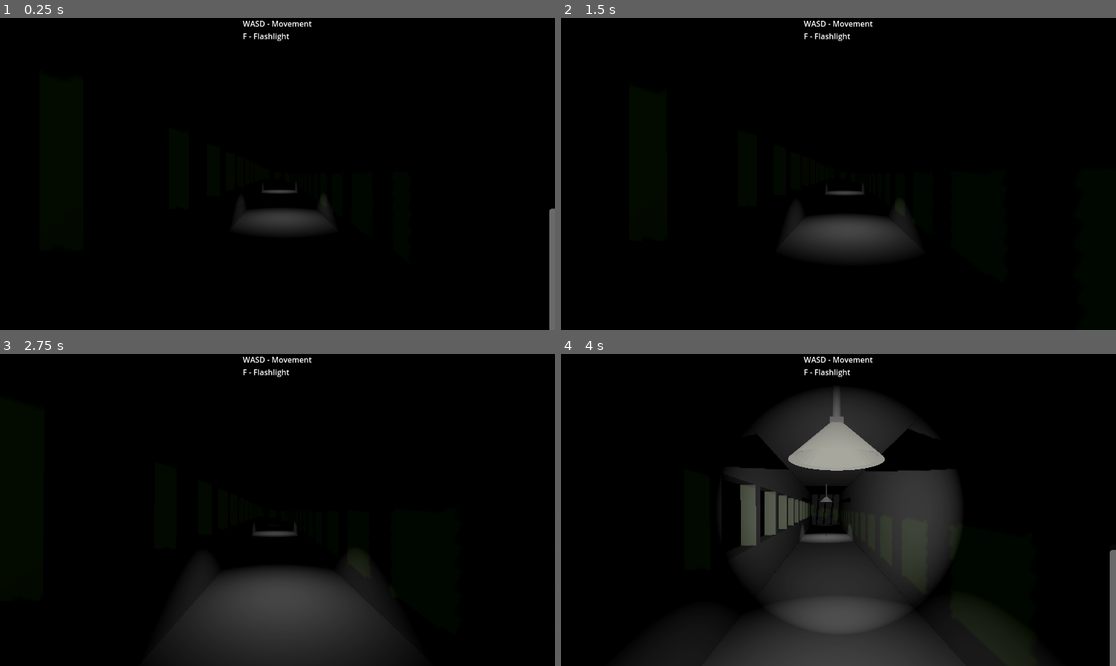
Above: before the commit, frames 1-4 (two rows, left to right).
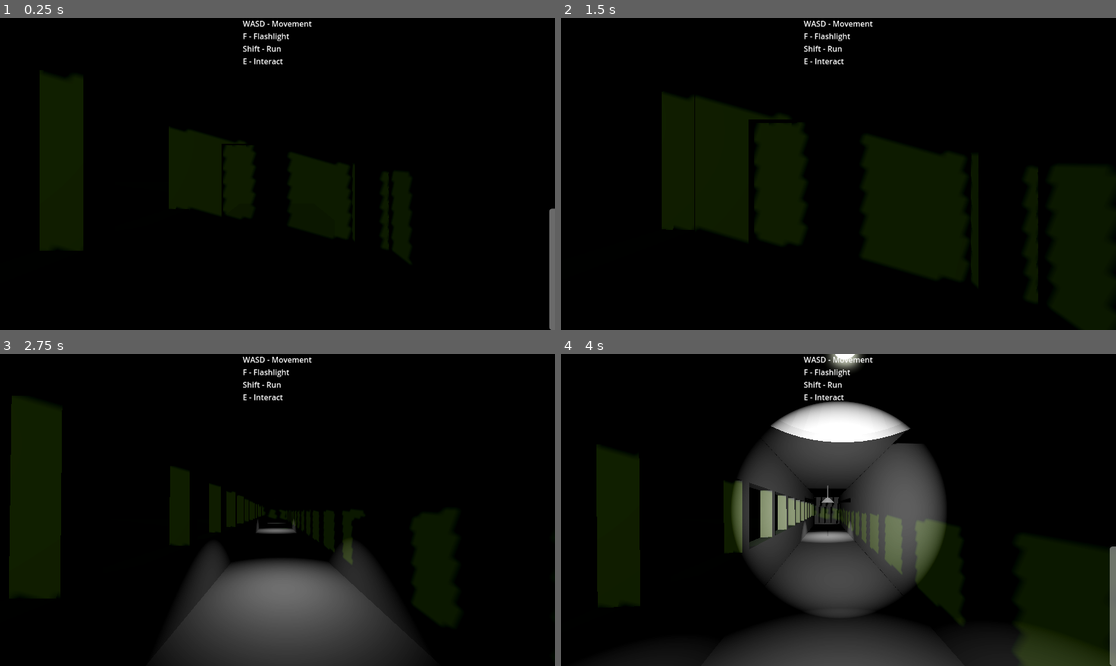
Above: after the commit, the same moments.

Repository: kiryD/lightning-test
Game: Godot game, scene res://scenes/lightning coridor.tscn
Same seed, same stepped clock (60 frames per second), same inputs: the game is played once before the commit and once after it.
Inputs (mouse positions are in pixels of both pictures, inside the frame that each line leads up to):
- Up to frame 1 (0.25 s): no input
- Up to frame 2 (1.5 s): tap Enter (ui_accept) at 0.5, 0.77 s; move the mouse to (866, 174) at 0.52 s; hold E (key_e) 0.53-1.28 s; hold W (fwd) from 0.53 s (still down); tap L (key_l) at 0.8, 1.35 s; move the mouse to (810, 174) at 1.27 s
- Up to frame 3 (2.75 s): keep holding W (fwd); tap Enter (ui_accept) at 1.52 s; tap Shift (key_shift, bound only after the commit) at 1.55 s; move the mouse to (288, 503) at 2.02 s; hold Shift (key_shift, bound only after the commit) from 2.03 s (still down); tap E (key_e) at 2.3 s
- Up to frame 4 (4 s): keep holding W (fwd); move the mouse to (832, 516) at 2.77 s; release Shift (key_shift, bound only after the commit) at 2.78 s; tap E (key_e) at 2.85 s; tap Enter (ui_accept) at 3.02, 3.77 s; tap L (key_l) at 3.05 s; move the mouse to (877, 513) at 3.52 s; hold Shift (key_shift, bound only after the commit) from 3.53 s (still down); tap F (key_f) at 3.6 s

The runs differ from the first frame. In frame 1, 4.0% of the frame differs, in the area x 34-100%, y 8-100%; in frame 2, 14%; in frame 3, 8.2%; in frame 4, 22%, in the area x 6-100%, y 0-100%.

Commit message:
Add files via upload

Diff:
--- /dev/null
+++ b/DoubleDoor.gd
@@ -0,0 +1,8 @@
+extends Area3D
+#rotates back and with cooldown forward
+func use():
+	$StaticBody3D.rotation.y = -90
+	$StaticBody3D2.rotation.y = 90
+	await get_tree().create_timer(2).timeout
+	$StaticBody3D.rotation.y = 0
+	$StaticBody3D2.rotation.y = 0
--- /dev/null
+++ b/double_door.tscn
@@ -0,0 +1,53 @@
+[gd_scene load_steps=5 format=3 uid="uid://ctt6mij40fsnf"]
+
+[ext_resource type="Script" path="res://DoubleDoor.gd" id="1_3lb0a"]
+
+[sub_resource type="BoxMesh" id="BoxMesh_87w0n"]
+
+[sub_resource type="BoxShape3D" id="BoxShape3D_03jyd"]
+size = Vector3(1.3, 2.8, 1)
+
+[sub_resource type="BoxShape3D" id="BoxShape3D_vi41r"]
+size = Vector3(3, 3, 1)
+
+[node name="DoubleDoor" type="Area3D"]
+collision_layer = 2
+script = ExtResource("1_3lb0a")
+
+[node name="MeshInstance3D" type="MeshInstance3D" parent="."]
+transform = Transform3D(0.65, 0, 0, 0, 3, 0, 0, 0, 0.5, 1.6, 1.5, 0)
+mesh = SubResource("BoxMesh_87w0n")
+
+[node name="MeshInstance3D3" type="MeshInstance3D" parent="."]
+transform = Transform3D(3.89025, 0, 0, 0, 1.449, 0, 0, 0, 0.5, 0, 3.3, 0)
+mesh = SubResource("BoxMesh_87w0n")
+
+[node name="MeshInstance3D2" type="MeshInstance3D" parent="."]
+transform = Transform3D(0.65, 0, 0, 0, 3, 0, 0, 0, 0.5, -1.6, 1.5, 0)
+mesh = SubResource("BoxMesh_87w0n")
+
+[node name="StaticBody3D" type="StaticBody3D" parent="."]
+transform = Transform3D(1, 0, 0, 0, 1, 0, 0, 0, 0.45, -1.2, 0, 0)
+
+[node name="MeshInstance3D2" type="MeshInstance3D" parent="StaticBody3D"]
+transform = Transform3D(1.3475, 0, 0, 0, 2.55, 0, 0, 0, 0.5, 0.6, 1.3, 0)
+mesh = SubResource("BoxMesh_87w0n")
+
+[node name="CollisionShape3D2" type="CollisionShape3D" parent="StaticBody3D"]
+transform = Transform3D(1, 0, 0, 0, 1, 0, 0, 0, 0.5, 0.65, 1.4, 0)
+shape = SubResource("BoxShape3D_03jyd")
+
+[node name="StaticBody3D2" type="StaticBody3D" parent="."]
+transform = Transform3D(1, 0, 0, 0, 1, 0, 0, 0, 0.45, 1.3, 0, 0)
+
+[node name="MeshInstance3D2" type="MeshInstance3D" parent="StaticBody3D2"]
+transform = Transform3D(1.3475, 0, 0, 0, 2.55, 0, 0, 0, 0.5, -0.6, 1.3, 0)
+mesh = SubResource("BoxMesh_87w0n")
+
+[node name="CollisionShape3D" type="CollisionShape3D" parent="StaticBody3D2"]
+transform = Transform3D(1, 0, 0, 0, 1, 0, 0, 0, 0.5, -0.65, 1.4, 0)
+shape = SubResource("BoxShape3D_03jyd")
+
+[node name="CollisionShape3D" type="CollisionShape3D" parent="."]
+transform = Transform3D(1, 0, 0, 0, 1, 0, 0, 0, 1, 0, 1.5, 0)
+shape = SubResource("BoxShape3D_vi41r")
--- a/project.godot
+++ b/project.godot
@@ -52,3 +52,8 @@
 "events": [Object(InputEventKey,"resource_local_to_scene":false,"resource_name":"","device":-1,"window_id":0,"alt_pressed":false,"shift_pressed":false,"ctrl_pressed":false,"meta_pressed":false,"pressed":false,"keycode":0,"physical_keycode":76,"key_label":0,"unicode":108,"echo":false,"script":null)
 ]
 }
+key_shift={
+"deadzone": 0.5,
+"events": [Object(InputEventKey,"resource_local_to_scene":false,"resource_name":"","device":-1,"window_id":0,"alt_pressed":false,"shift_pressed":false,"ctrl_pressed":false,"meta_pressed":false,"pressed":false,"keycode":0,"physical_keycode":4194325,"key_label":0,"unicode":0,"echo":false,"script":null)
+]
+}
--- a/scenes/light.tscn
+++ b/scenes/light.tscn
@@ -3,9 +3,8 @@
 [ext_resource type="PackedScene" uid="uid://bt7n6bcpb17cy" path="res://scenes/lightessential.glb" id="1_51rbg"]
 
 [sub_resource type="StandardMaterial3D" id="StandardMaterial3D_r4ha0"]
-emission_enabled = true
 emission = Color(1, 1, 0.231373, 1)
-emission_energy_multiplier = 39.55
+emission_energy_multiplier = 4.0
 rim_enabled = true
 rim_tint = 1.0
 
@@ -26,7 +25,7 @@
 transform = Transform3D(0.336215, 0, 0, 0, 0.58482, 0, 0, 0, 0.336215, 0, -0.116217, 0)
 
 [node name="SpotLight3D" type="SpotLight3D" parent="RigidBody3D"]
-transform = Transform3D(0.666667, 0, 0, 0, -2.91409e-08, 0.666667, 0, -0.666667, -2.91409e-08, 0, -0.0326128, 0)
+transform = Transform3D(1, 0, 0, 0, -4.37113e-08, 1, 0, -1, -4.37113e-08, 0, 0.113068, -4.94237e-09)
 spot_range = 4096.0
 spot_angle = 44.86
 
--- a/scenes/lightning coridor.tscn
+++ b/scenes/lightning coridor.tscn
@@ -1,8 +1,9 @@
-[gd_scene load_steps=11 format=3 uid="uid://dbgunl0vska6y"]
+[gd_scene load_steps=12 format=3 uid="uid://dbgunl0vska6y"]
 
 [ext_resource type="PackedScene" uid="uid://db1uthkaxx8h7" path="res://scenes/player.tscn" id="1_64yhw"]
 [ext_resource type="PackedScene" uid="uid://oaa2k7mum2rq" path="res://scenes/light.tscn" id="2_b2xjv"]
-[ext_resource type="Texture2D" uid="uid://dqnkfe2s6usp" path="res://grass-2 (1).jpg" id="3_5cuj4"]
+[ext_resource type="Texture2D" uid="uid://dqnkfe2s6usp" path="res://grass.jpg" id="3_5cuj4"]
+[ext_resource type="PackedScene" uid="uid://ctt6mij40fsnf" path="res://double_door.tscn" id="4_qvboq"]
 
 [sub_resource type="ProceduralSkyMaterial" id="ProceduralSkyMaterial_6ay65"]
 sky_horizon_color = Color(0.64625, 0.65575, 0.67075, 1)
@@ -45,9 +46,9 @@
 environment = SubResource("Environment_ns8is")
 
 [node name="DirectionalLight3D" type="DirectionalLight3D" parent="."]
-transform = Transform3D(-0.696517, -0.275241, 0.662651, -0.244674, 0.95926, 0.141263, -0.674536, -0.0637417, -0.735485, 0, 0, 0)
+transform = Transform3D(-0.696517, -0.275241, 0.662651, -0.244674, 0.95926, 0.141263, -0.674536, -0.0637416, -0.735485, 0, 0, 0)
 light_color = Color(0.729412, 0.984314, 0, 1)
-light_energy = 0.025
+light_energy = 0.05
 shadow_enabled = true
 
 [node name="Player" parent="." instance=ExtResource("1_64yhw")]
@@ -193,11 +194,8 @@
 [node name="CollisionShape3D" type="CollisionShape3D" parent="ENV/StaticBody3D5"]
 shape = SubResource("BoxShape3D_b31xh")
 
-[node name="StaticBody3D6" type="StaticBody3D" parent="ENV"]
-transform = Transform3D(5.08021, 0, 0, 0, 4.84506, 0, 0, 0, 0.477078, 0.0545763, 3.10041, 17.0774)
-
-[node name="MeshInstance3D" type="MeshInstance3D" parent="ENV/StaticBody3D6"]
-mesh = SubResource("BoxMesh_bkbc1")
-
-[node name="CollisionShape3D" type="CollisionShape3D" parent="ENV/StaticBody3D6"]
-shape = SubResource("BoxShape3D_b31xh")
+[node name="DoubleDoor" parent="." instance=ExtResource("4_qvboq")]
+transform = Transform3D(1, 0, 0, 0, 1, 0, 0, 0, 1, -0.0327206, 1.03765, -14.1039)
+
+[node name="DoubleDoor2" parent="." instance=ExtResource("4_qvboq")]
+transform = Transform3D(1, 0, 0, 0, 1, 0, 0, 0, 1, -0.0327206, 1.03765, 16.8961)
--- a/scenes/player.tscn
+++ b/scenes/player.tscn
@@ -6,6 +6,7 @@
 [ext_resource type="Shader" path="res://scripts/postproc.gdshader" id="3_brfmj"]
 [ext_resource type="Script" path="res://scripts/FlashlightControl.gd" id="4_08c7b"]
 [ext_resource type="Script" path="res://scripts/startUI.gd" id="5_iyfv0"]
+[ext_resource type="AudioStream" uid="uid://ccu2ohabyqpjf" path="res://FIGHTER_SNARE_2.wav" id="7_7q5ne"]
 
 [sub_resource type="Curve" id="Curve_i3hnj"]
 _data = [Vector2(0, 0), 0.0, 0.0, 0, 0, Vector2(0.28169, 0.326316), 0.0, 0.0, 0, 0, Vector2(1, 0), 0.0, 0.0, 0, 0]
@@ -109,9 +110,10 @@
 spot_angle = 31.6255
 
 [node name="RayCast3D" type="RayCast3D" parent="Head"]
-transform = Transform3D(1, 0, 0, 0, -4.37114e-08, -1, 0, 1, -4.37114e-08, 0, 0, -0.387578)
-target_position = Vector3(0, -3, 0)
+transform = Transform3D(1, 0, 0, 0, -4.37114e-08, -1, 0, 1, -4.37114e-08, 0, 0, -0.187578)
+target_position = Vector3(0, -2, 0)
 collision_mask = 2
+collide_with_areas = true
 
 [node name="GPUParticles3D" type="GPUParticles3D" parent="Head"]
 transform = Transform3D(1, 0, 5.96046e-08, 0, 1, 0, -5.96046e-08, 0, 1, -0.00258994, -0.355147, -0.670303)
@@ -130,6 +132,7 @@
 [node name="CanvasLayer" type="CanvasLayer" parent="."]
 
 [node name="ColorRect" type="ColorRect" parent="CanvasLayer"]
+visible = false
 modulate = Color(1, 1, 1, 0.384314)
 z_index = -565
 material = SubResource("ShaderMaterial_jcw1s")
@@ -139,6 +142,17 @@
 grow_horizontal = 2
 grow_vertical = 2
 mouse_filter = 2
+
+[node name="ColorRect2" type="ColorRect" parent="CanvasLayer"]
+modulate = Color(1, 1, 1, 0)
+z_index = -565
+anchors_preset = 15
+anchor_right = 1.0
+anchor_bottom = 1.0
+grow_horizontal = 2
+grow_vertical = 2
+mouse_filter = 2
+color = Color(0, 0, 0, 1)
 
 [node name="FlashLightSystem" type="Control" parent="CanvasLayer"]
 layout_mode = 3
@@ -162,7 +176,6 @@
 offset_bottom = 504.0
 grow_horizontal = 2
 grow_vertical = 2
-scale = Vector2(1.00449, 1.00449)
 value = 100.0
 fill_mode = 3
 
@@ -191,10 +204,18 @@
 grow_horizontal = 2
 text = "WASD - Movement
 F - Flashlight
+Shift - Run
+E - Interact
 "
 
 [node name="Timer" type="Timer" parent="CanvasLayer/StartUI"]
 wait_time = 4.0
 autostart = true
 
+[node name="AudioStreamPlayer3D" type="AudioStreamPlayer3D" parent="."]
+transform = Transform3D(1, 0, 0, 0, 1, 0, 0, 0, 1, 0, -1, 0)
+stream = ExtResource("7_7q5ne")
+volume_db = -23.0
+pitch_scale = 3.25
+
 [connection signal="timeout" from="CanvasLayer/StartUI/Timer" to="CanvasLayer/StartUI" method="_on_timer_timeout"]
--- a/scripts/FlashlightControl.gd
+++ b/scripts/FlashlightControl.gd
@@ -34,3 +34,4 @@
 
 func _ready():
 	$AnimationPlayer.play("turnoff")
+	$ProgressBar.size = Vector2(63,252)
--- a/scripts/player.gd
+++ b/scripts/player.gd
@@ -1,24 +1,73 @@
 extends CharacterBody3D
 
-
-const SPEED = 2.0
-const JUMP_VELOCITY = 2.3
-var mouseSensibility = 1200
+@export_category("Movement")
+@export_subgroup("Velocity")
+@export var SPEED = 1.7
+@export var JUMP_VELOCITY = 2.3
+@export_subgroup("Mouse")
+@export var mouseSensibility = 1200
+@export_subgroup("Head bob")
+@export var head_start_pos = Vector3(0,1,0)
+@export var HEAD_BOB := true
+@export var HEAD_BOB_FREQUENCY := 0.2
+@export var HEAD_BOB_AMPLITUDE := 0.01
+@export_subgroup("Run parameters")
+@export var stamina = 100
+@export var max_stamina = 100
+@export var mult_stamina = 25
+@export var between_stand_or_run = 7
 var mouse_relative_x = 0
+var tick = 0
 var mouse_relative_y = 0
+var run
+var step = true
+var exhaust
+@onready var newfov = $Camera3D.fov
+@onready var last_speed = SPEED
 # Get the gravity from the project settings to be synced with RigidBody nodes.
 var gravity = ProjectSettings.get_setting("physics/3d/default_gravity")
 func _ready():
 	Input.mouse_mode = Input.MOUSE_MODE_CAPTURED
 
 func _physics_process(delta):
+	print(stamina)
+	fov_change(delta)
 	# Add the gravity.
 	if not is_on_floor():
 		velocity.y -= gravity * delta
+	#if stamina_
+	$CanvasLayer/ColorRect2.modulate = Color(1,1,1,1 - (stamina * 0.07))
 	# Handle jump.
 	if Input.is_action_just_pressed("ui_accept") and is_on_floor():
 		velocity.y = JUMP_VELOCITY
-
+	#tick for head bob
+	tick += 1
+	#step and bob! sound
+	if velocity && is_on_floor():
+		head_bob_motion()
+		if step:
+			if run and !exhaust:
+				footstep(0.25)
+			else:
+				footstep(0.45)
+	reset_head_bob(delta)
+	#run
+	if run and stamina > 0 and !exhaust:
+		SPEED = lerp(SPEED, 5.0, delta)
+		newfov = 90.0
+		HEAD_BOB_FREQUENCY = 0.35
+		stamina -= delta * mult_stamina
+		if stamina < 3:
+			exhaust = true
+			SPEED = lerp(SPEED, 1.0, delta*50)
+	else:
+		SPEED = lerp(SPEED, last_speed, delta)
+		newfov = 75.0
+		HEAD_BOB_FREQUENCY = 0.2
+		if stamina < max_stamina:
+			stamina += delta * (mult_stamina - between_stand_or_run)
+		if exhaust and stamina > 40:
+			exhaust = false
 	# Get the input direction and handle the movement/deceleration.
 	# As good practice, you should replace UI actions with custom gameplay actions.
 	var input_dir = Input.get_vector("left", "right", "fwd", "back")
@@ -37,13 +86,16 @@
 		Input.mouse_mode = Input.MOUSE_MODE_VISIBLE
 	if event.is_action_pressed("key_l"):
 		Input.mouse_mode = Input.MOUSE_MODE_CAPTURED
-	#use(old)
+	#use items((monday left me) broken)
 	if event.is_action_pressed("key_e") and $Head/RayCast3D.is_colliding():
 		var ray = $Head/RayCast3D
-		if !ray.get_collider.has_method("use"):
-			return
 		ray.get_collider().use()
-	#rotation of player(it just works)
+	#run conditio
+	if event.is_action_pressed("key_shift"):
+		run = true
+	if event.is_action_released("key_shift"):
+		run = false
+	#smooth rotation of player(it just works)
 	if event is InputEventMouseMotion:
 		rotation.y -= event.relative.x / mouseSensibility
 		$Camera3D.rotation.y += (event.relative.x / mouseSensibility) * 1
@@ -51,3 +103,21 @@
 		$Head.rotation.x = clamp($Head.rotation.x, deg_to_rad(-90), deg_to_rad(90))
 		mouse_relative_x = clamp(event.relative.x,-50,50)
 		mouse_relative_y = clamp(event.relative.y,-50,50)
+func head_bob_motion():
+	var pos = Vector3.ZERO
+	pos.y += sin(tick * HEAD_BOB_FREQUENCY) * HEAD_BOB_AMPLITUDE
+	pos.x += cos(tick * HEAD_BOB_FREQUENCY/2) * HEAD_BOB_AMPLITUDE * 2
+	$Camera3D.position += pos
+
+func reset_head_bob(delta):
+	# Lerp back to the staring position
+	if $Camera3D.position == head_start_pos:
+		pass
+	$Camera3D.position = lerp($Camera3D.position, head_start_pos, 2 * (1/HEAD_BOB_FREQUENCY) * delta)
+func fov_change(delta):
+	$Camera3D.fov = lerp($Camera3D.fov, newfov, delta)
+func footstep(delay):
+	step = false
+	await get_tree().create_timer(delay).timeout
+	$AudioStreamPlayer3D.playing=true
+	step = true
Not shown, added: FIGHTER_SNARE_2.wav.import
Not shown, changed: grass.jpg.import
Not shown: 1 places in scenes/player.tscn that only renumber resources
Not shown, added: FIGHTER_SNARE_2.wav
